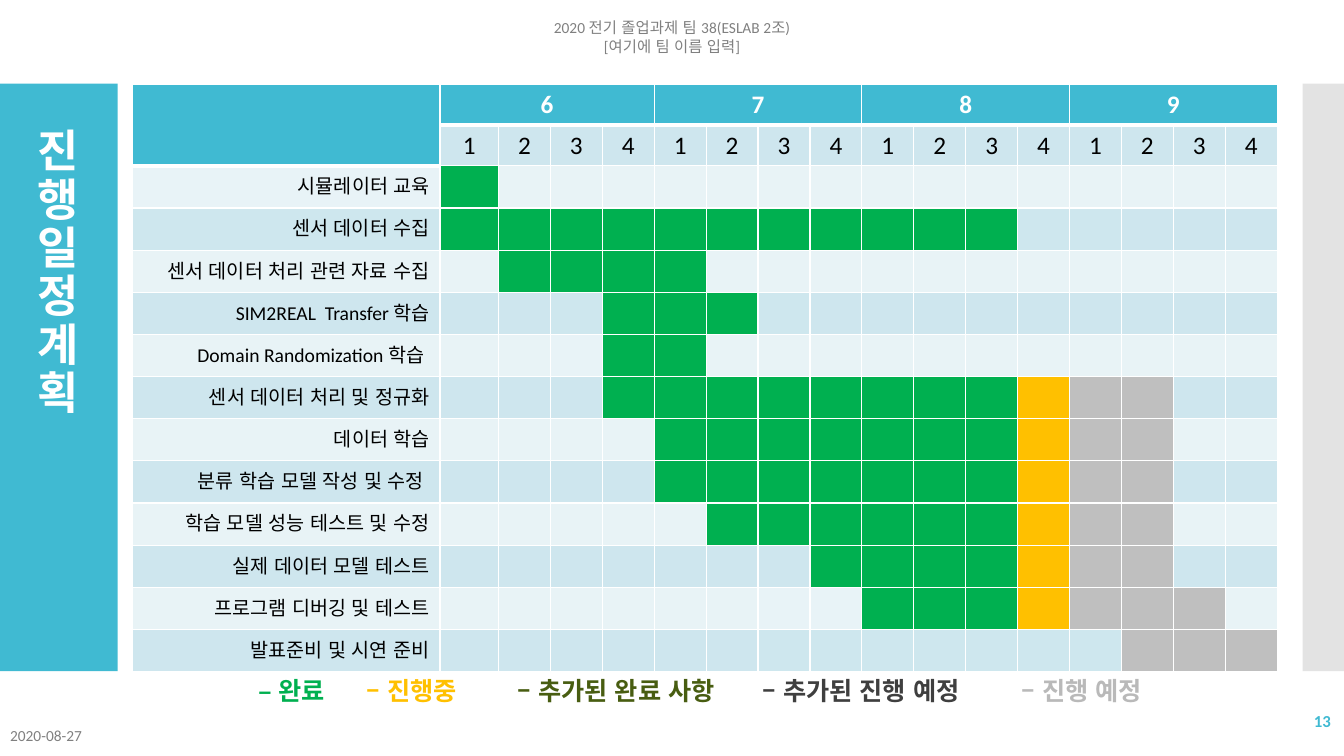
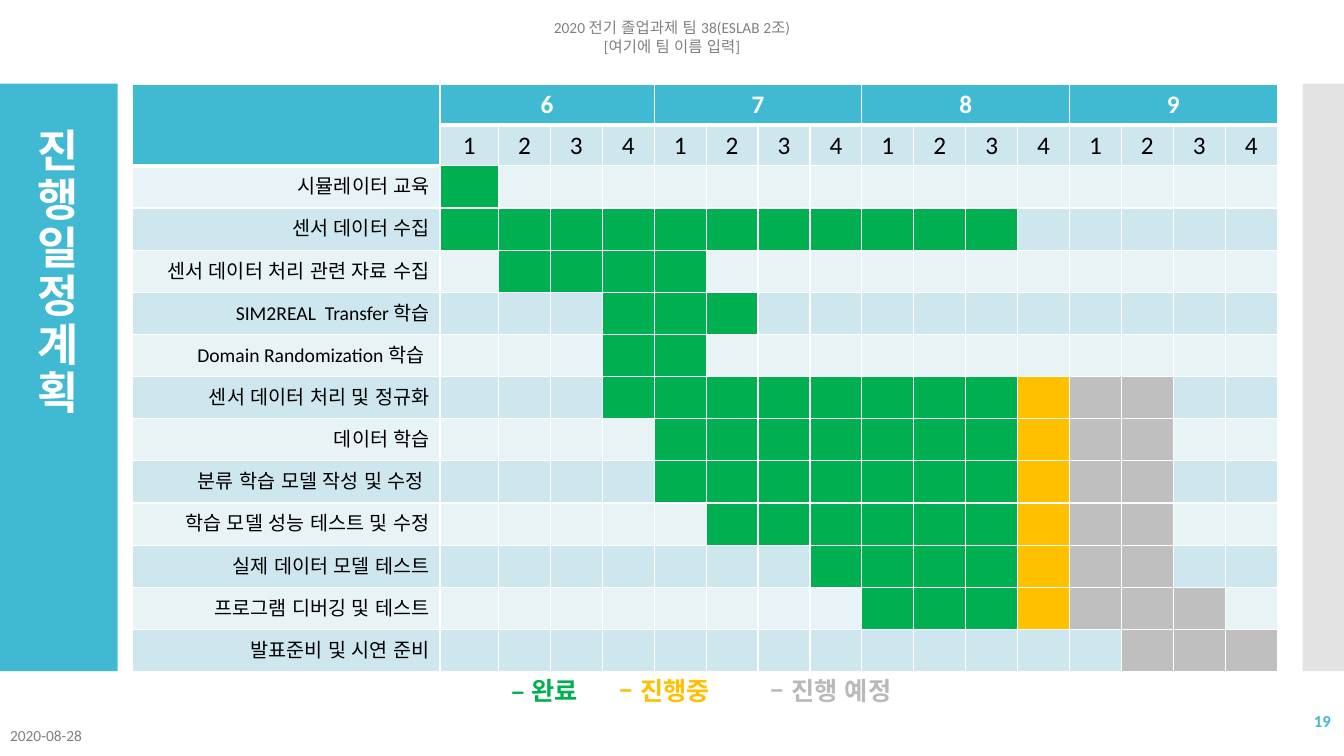
Before and after one commit to NgaAdrain/TEAM_Enter_Text_Here, a slide deck: slide 19 of Reports/발표/졸업과제 여덟번째 발표 2조.pptx (slide 13 before the commit). Drawn at 1344x756 pixels with LibreOffice and Linux fonts; fonts in the diff are those of the drawing. Boxes give left, top, right and bottom in pixels: in the first picture for what was removed or moved away, otherwise in the second. Text is boxed around its words. In the diff, an @@ line names an element or a change of style, - is before the commit and + after.

```diff
--- a/Reports/발표/졸업과제 여덟번째 발표 2조.pptx
+++ b/Reports/발표/졸업과제 여덟번째 발표 2조.pptx
@@ text at (531,679,891,703): text changed; text colour #485E12 to #B9B9B9 @@
-– 완료 – 진행중 – 추가된 완료 사항 – 추가된 진행 예정 – 진행 예정
+– 완료 – 진행중 – 진행 예정
@@ page number at (1314,716,1331,727): text changed @@
-13
+19
@@ text at (10,730,82,741): text changed @@
-2020-08-27
+2020-08-28
```
Also in this commit, not shown: 13 other slides changed, 6 slides added, 18 other files.
